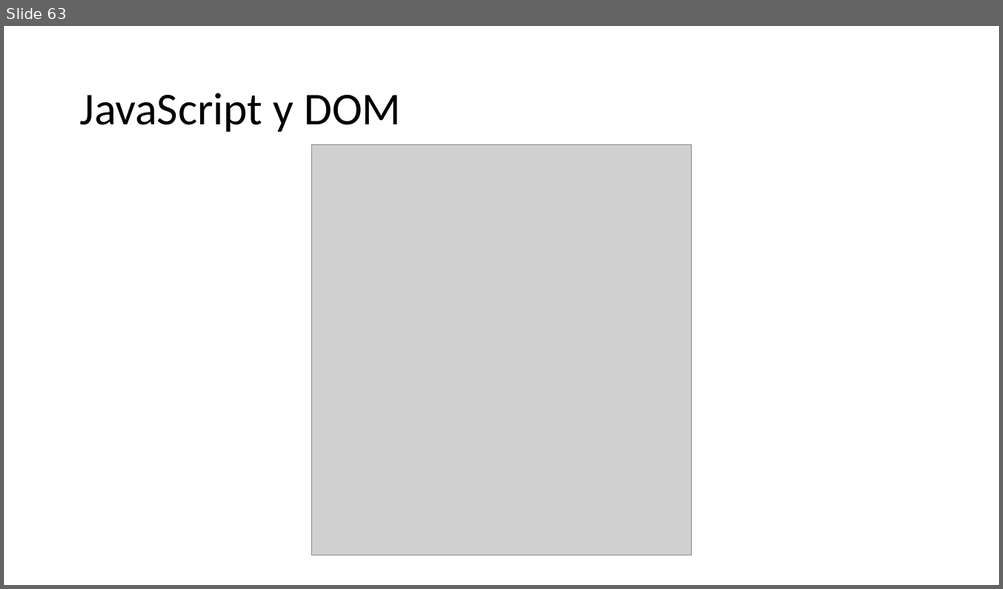
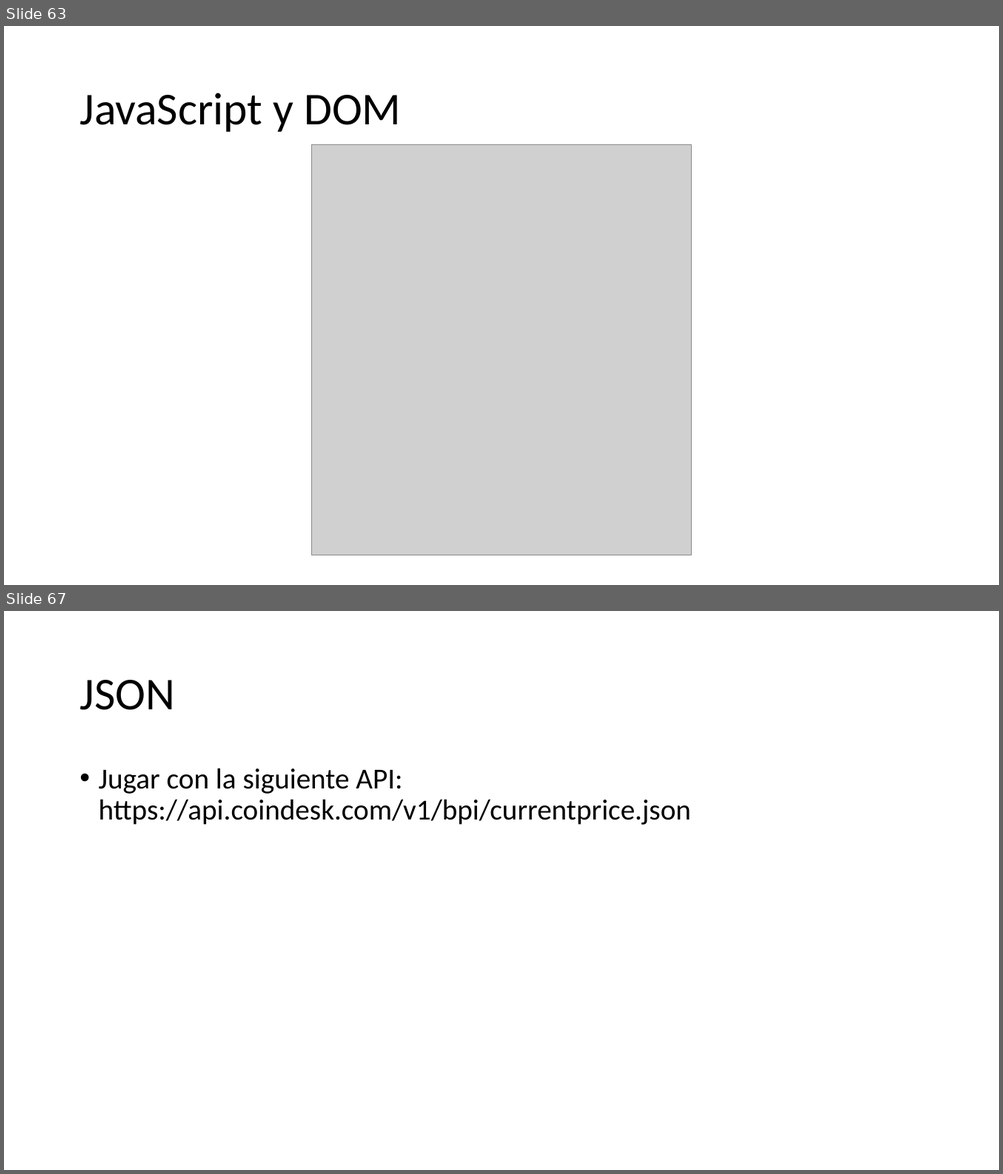
Before and after one commit to SarutobiKonohamaru/js_full_course, a slide deck: Presentacion.pptx. Shown one above the other, each under a label of ours: slide 63 before the commit, slides 63 and 67 after it; the slides between them are not shown. The pictures are 1003x589 and 1003x1174 pixels, drawn with LibreOffice and Linux fonts; fonts in the diff are those of the drawing; grey boxes stand for pictures. Boxes give left, top, right and bottom in pixels: in the first picture for what was removed or moved away, otherwise in the second. Text is boxed around its words. In the diff, an @@ line names an element or a change of style, - is before the commit and + after.

Commit message:
Add JSON section

```diff
--- a/Presentacion.pptx
+++ b/Presentacion.pptx
@@ slide 67 added at [4, 611, 999, 1170], background #FFFFFF @@
@@ title added at [79, 680, 174, 710], 44 pt, text #000000 @@
+JSON
@@ text added at [99, 768, 691, 825], 28 pt, text #000000 @@
+• Jugar con la siguiente API: https://api.coindesk.com/v1/bpi/currentprice.json
```
Also in this commit, not shown: 3 other slides added.
